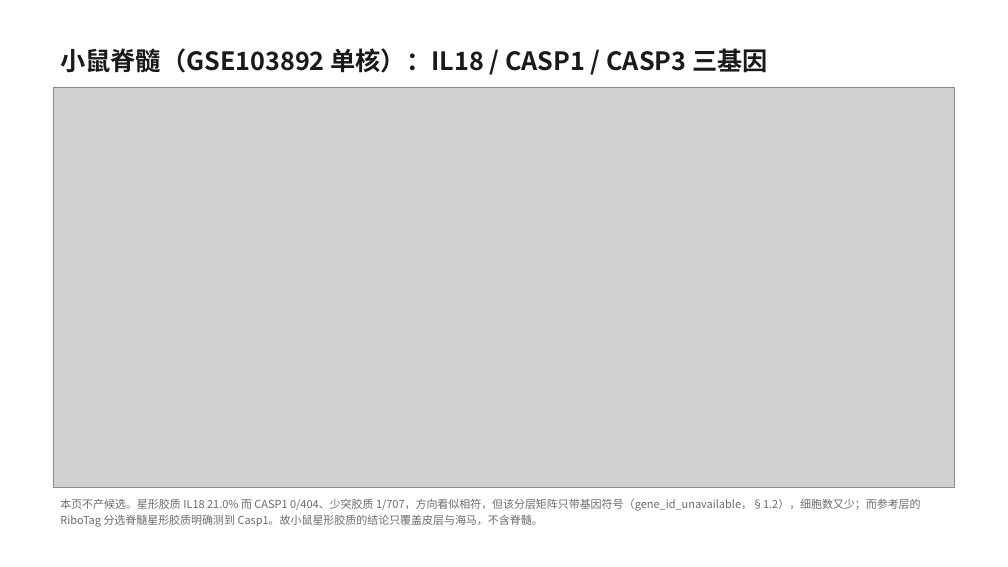
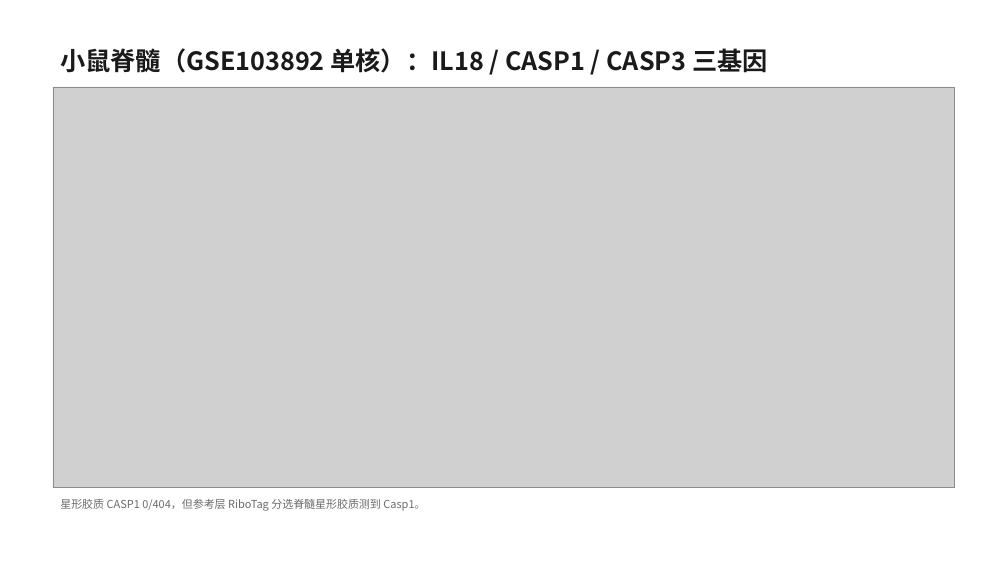
Before and after one commit to 7c96bzczcj-prog/aaa, a slide deck: slide 13 of il18_casp5organ/IL18_CASP_五器官筛选.pptx. Drawn at 1008x567 pixels with LibreOffice and Linux fonts; fonts in the diff are those of the drawing; grey boxes stand for pictures. Boxes give left, top, right and bottom in pixels: in the first picture for what was removed or moved away, otherwise in the second. Text is boxed around its words. In the diff, an @@ line names an element or a change of style, - is before the commit and + after.

```diff
--- a/il18_casp5organ/IL18_CASP_五器官筛选.pptx
+++ b/il18_casp5organ/IL18_CASP_五器官筛选.pptx
@@ text at box(60, 499, 425, 511): text changed @@
-本页不产候选。星形胶质 IL18 21.0% 而 CASP1 0/404、少突胶质 1/707，方向看似相符，但该分层矩阵只带基因符号（gene_id_unavailable，§1.2），细胞数又少；而参考层的 RiboTag 分选脊髓星形胶质明确测到 Casp1。故小鼠星形胶质的结论只覆盖皮层与海马，不含脊髓。
+星形胶质 CASP1 0/404，但参考层 RiboTag 分选脊髓星形胶质测到 Casp1。
```
Also in this commit, not shown: 11 other slides changed, 1 slide added, 2 slides removed, 13 other files.
